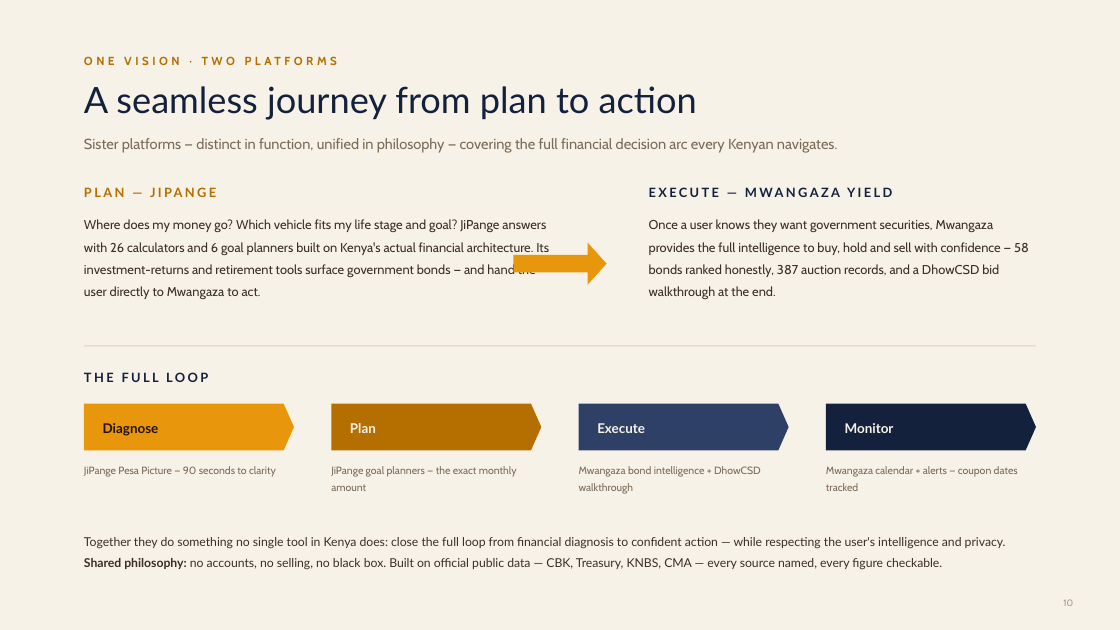
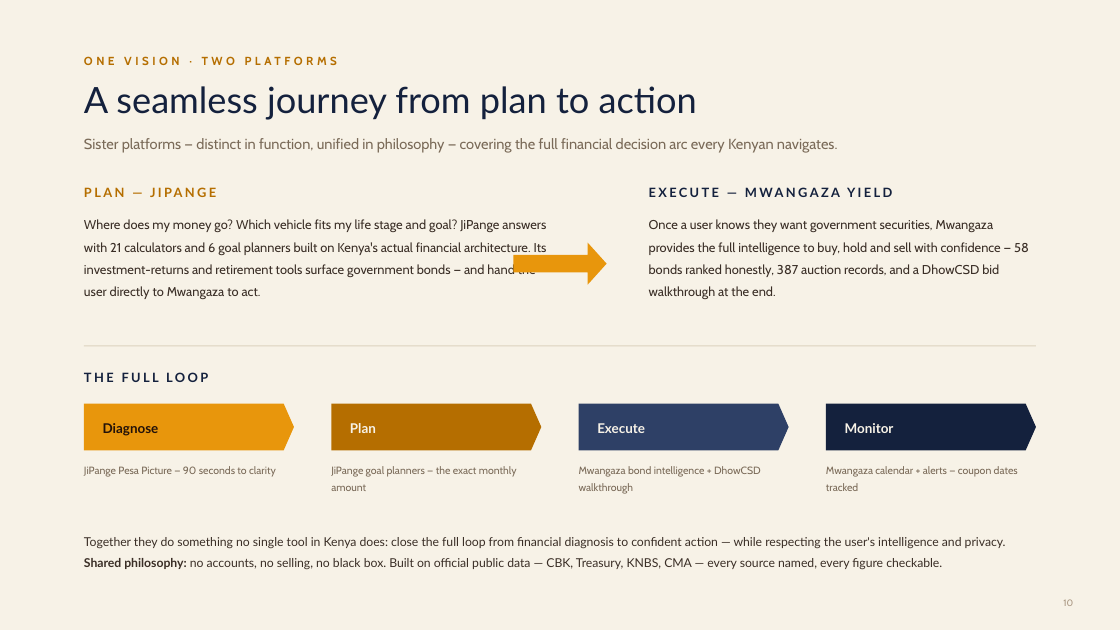
Before and after one commit to PapaDanico/JiPange, a slide deck: slide 10 of web/public/partners/jipange-mwangaza-partnership-deck.pptx. Drawn at 1120x630 pixels with LibreOffice and Linux fonts; fonts in the diff are those of the drawing. Boxes give left, top, right and bottom in pixels: in the first picture for what was removed or moved away, otherwise in the second. Text is boxed around its words. In the diff, an @@ line names an element or a change of style, - is before the commit and + after.

```diff
--- a/web/public/partners/jipange-mwangaza-partnership-deck.pptx
+++ b/web/public/partners/jipange-mwangaza-partnership-deck.pptx
@@ text at [84, 219, 547, 299]: text changed @@
-Where does my money go? Which vehicle fits my life stage and goal? JiPange answers with 26 calculators and 6 goal planners built on Kenya's actual financial architecture. Its investment-returns and retirement tools surface government bonds — and hand the user directly to Mwangaza to act.
+Where does my money go? Which vehicle fits my life stage and goal? JiPange answers with 21 calculators and 6 goal planners built on Kenya's actual financial architecture. Its investment-returns and retirement tools surface government bonds — and hand the user directly to Mwangaza to act.
```
Also in this commit, not shown: 5 other slides changed, 33 other files.
